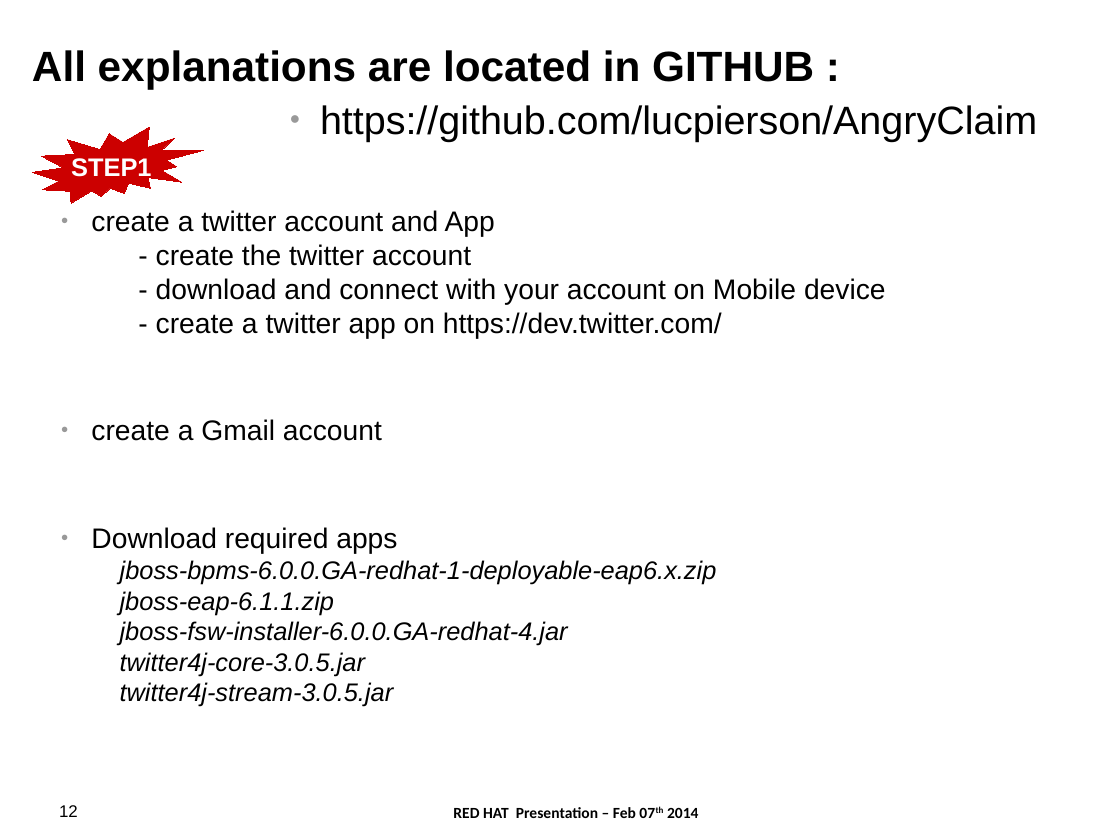
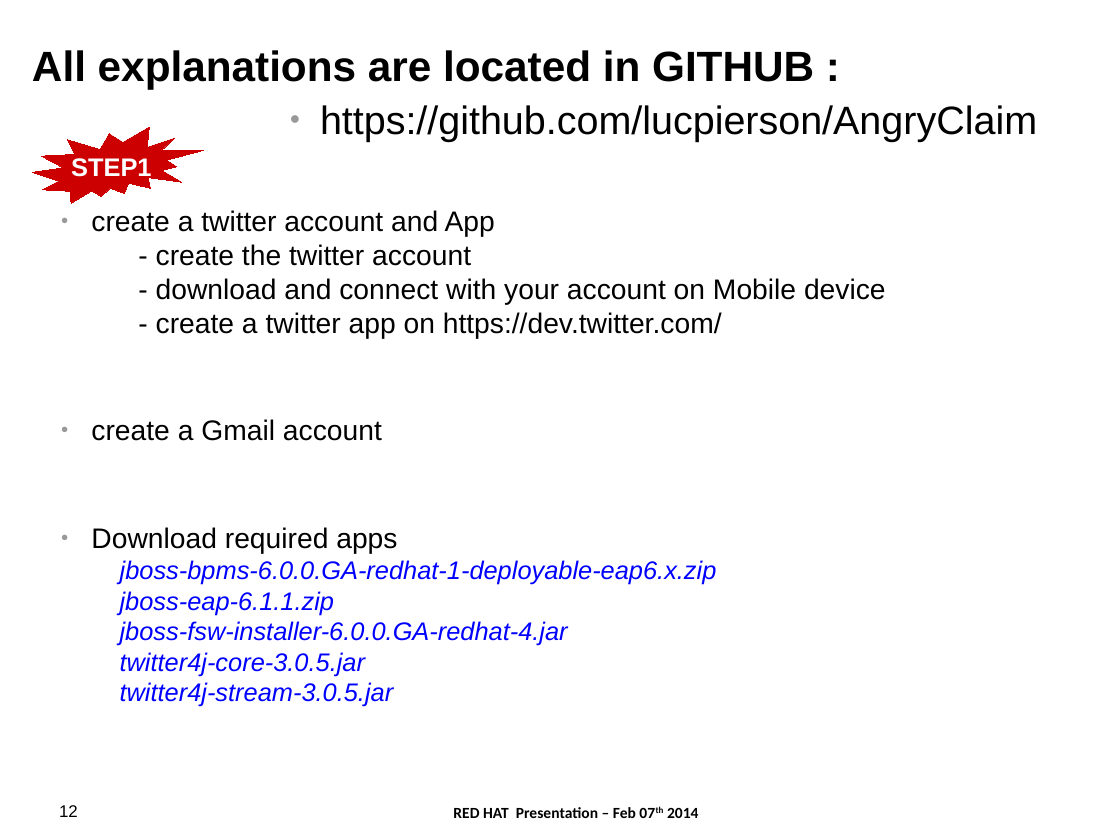
Before and after one commit to lucpierson/AngryClaim, a slide deck: slide 12 of 2014.02.07.JBossFSW.V2.odp. Drawn at 1120x840 pixels with LibreOffice and Linux fonts; fonts in the diff are those of the drawing; background and template pictures are left out. Boxes give left, top, right and bottom in pixels: in the first picture for what was removed or moved away, otherwise in the second. Text is boxed around its words. In the diff, an @@ line names an element or a change of style, - is before the commit and + after.

```diff
--- a/2014.02.07.JBossFSW.V2.odp
+++ b/2014.02.07.JBossFSW.V2.odp
@@ text at <box>91,527,717,707</box>: text colour #000000 to #0000FF in "jboss-bpms-6.0.0.GA-redhat-1-deployable-eap6.x.zip jboss-eap ..." @@
```
Also in this commit, not shown: 4 other slides changed, 1 other file.
